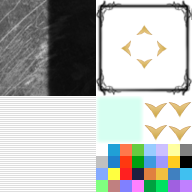
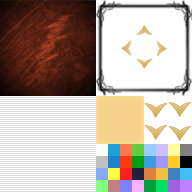
Two versions of the same layered image (w=192, h=192). Layer-by-layer changes:
hid "shiowi" over bbox(42, 0, 96, 96)
hid "box1.png #2" over bbox(0, 0, 96, 96)
showed "box1.png #1" over bbox(0, 0, 96, 96)
added layer "system_highlight コピー" above "base_highlight" over bbox(96, 96, 144, 144)
added layer "new_colors" above "base_colors" over bbox(132, 180, 144, 192)
painted on "Window.png" over bbox(96, 96, 144, 192)
